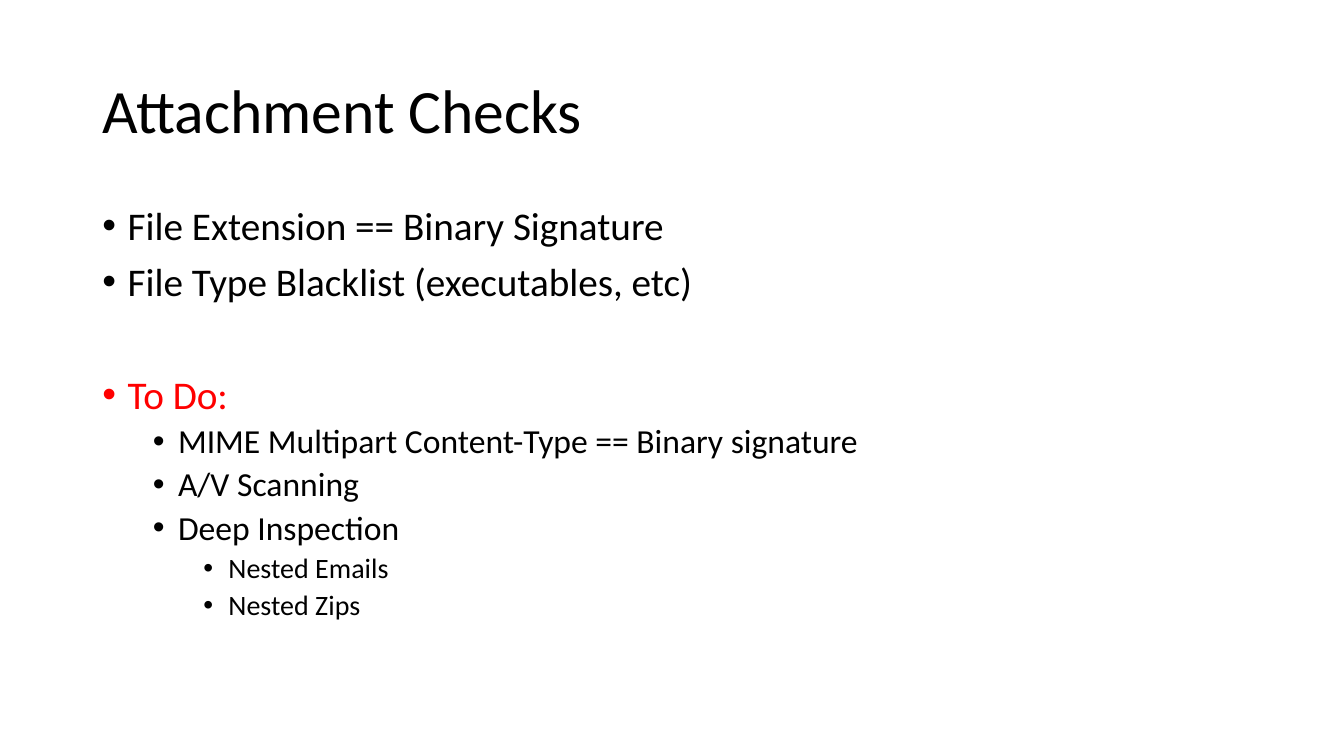
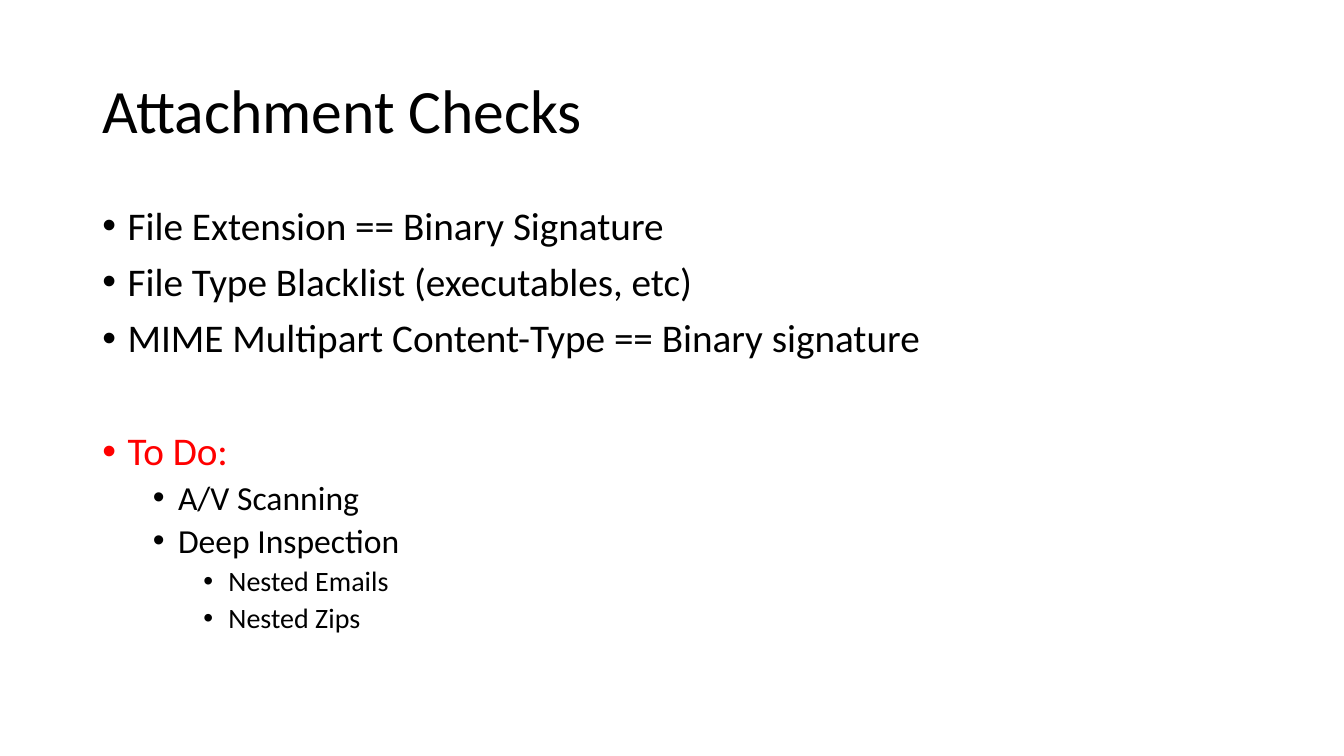
Before and after one commit to CodeChex/OutlookSafetyChecks, a slide deck: slide 12 of Outlook Safety Check.pptx. Drawn at 1344x756 pixels with LibreOffice and Linux fonts; fonts in the diff are those of the drawing. Boxes give left, top, right and bottom in pixels: in the first picture for what was removed or moved away, otherwise in the second. Text is boxed around its words. In the diff, an @@ line names an element or a change of style, - is before the commit and + after.

Commit message:
Revamped to include more checks

```diff
--- a/Outlook Safety Check.pptx
+++ b/Outlook Safety Check.pptx
@@ text at [128, 324, 920, 359]: paragraph added @@
+• MIME Multipart Content-Type == Binary signature
@@ text at [178, 429, 858, 459]: paragraph removed @@
-  • MIME Multipart Content-Type == Binary signature
```
Also in this commit, not shown: 5 other slides changed, 51 other files.
